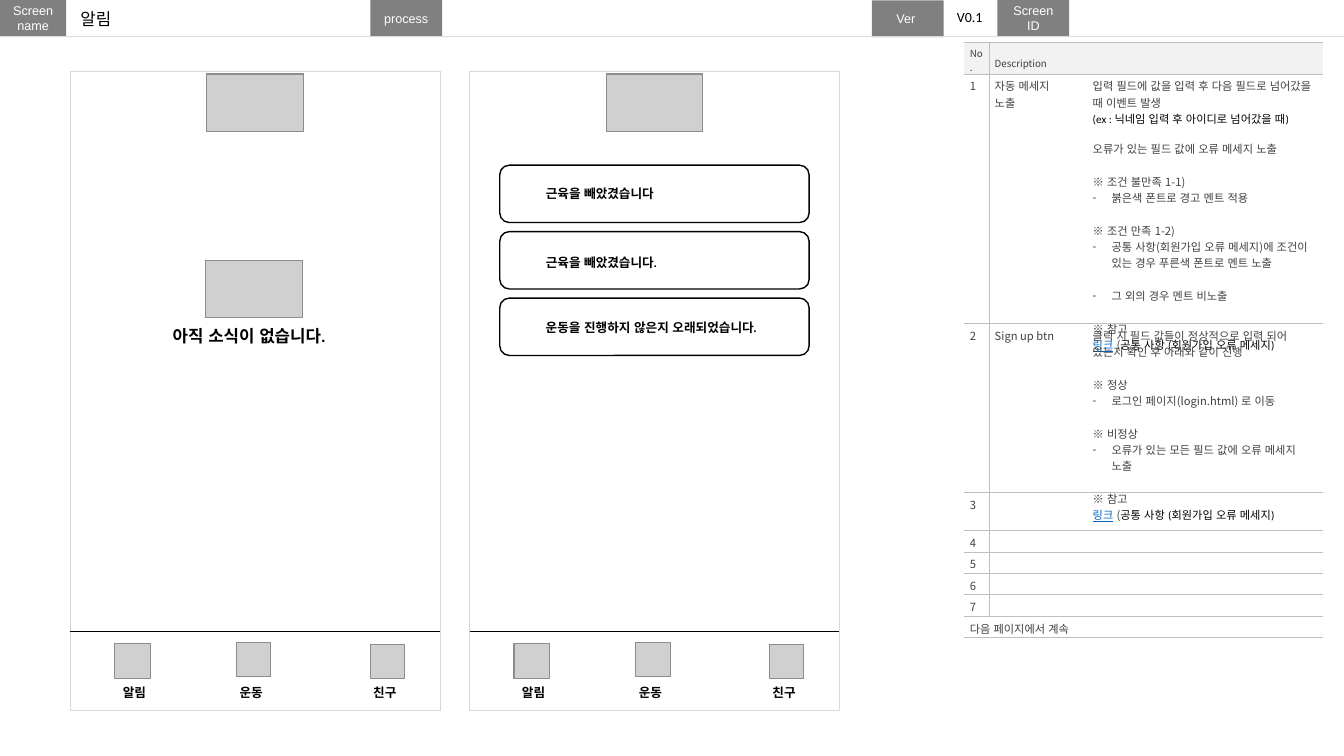
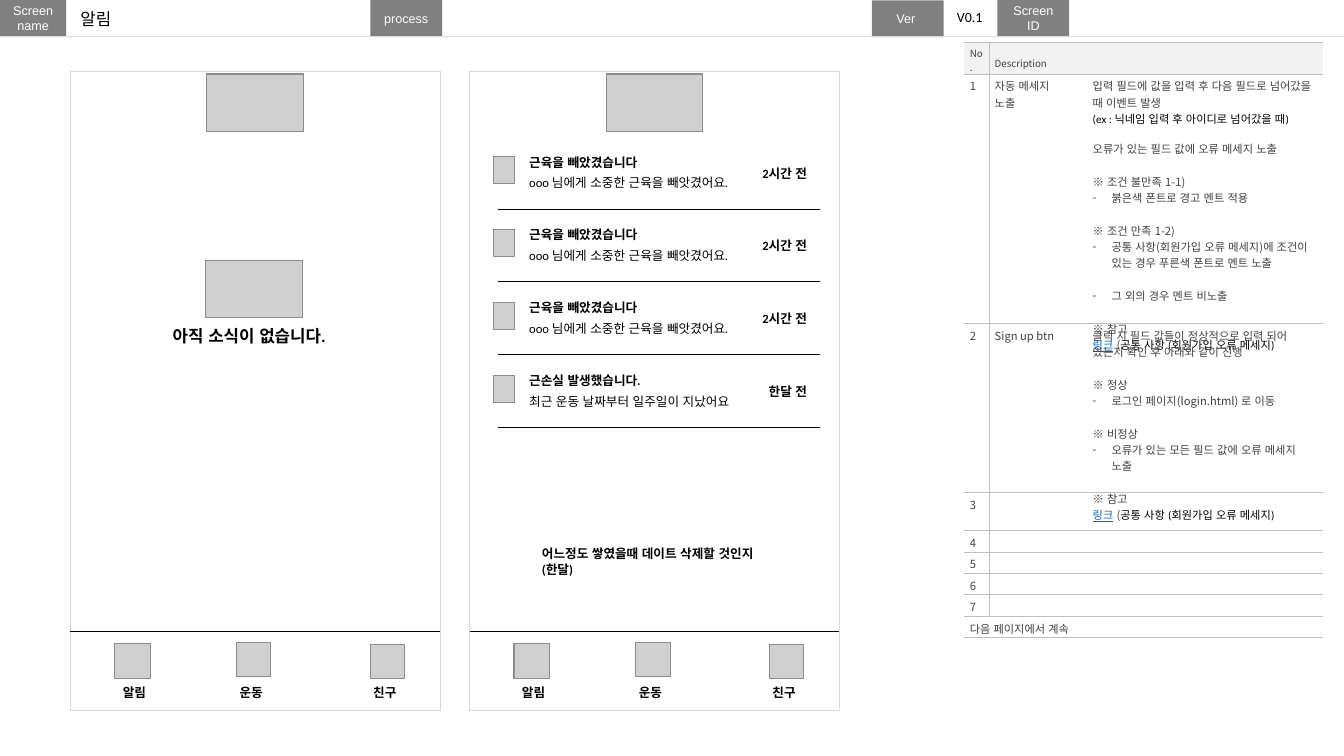
Before and after one commit to nohminkyoung/Final_project, a slide deck: slide 24 of finalproject_화면설계.pptx (slide 12 before the commit). Drawn at 1344x756 pixels with LibreOffice and Linux fonts; fonts in the diff are those of the drawing; grey boxes stand for pictures. Boxes give left, top, right and bottom in pixels: in the first picture for what was removed or moved away, otherwise in the second. Text is boxed around its words. In the diff, an @@ line names an element or a change of style, - is before the commit and + after.

Commit message:
화면설계진행중

```diff
--- a/finalproject_화면설계.pptx
+++ b/finalproject_화면설계.pptx
@@ text "근육을 빼았겼습니다": place and size @@
-text "근육을 빼았겼습니다" at bbox=[546, 187, 654, 199]
+text "근육을 빼았겼습니다" at bbox=[529, 156, 638, 168]
@@ picture added at bbox=[494, 156, 515, 184] @@
@@ rounded rectangle removed at bbox=[500, 165, 810, 223] @@
@@ text added at bbox=[529, 176, 728, 188], 9 pt, text #000000 @@
+ooo 님에게 소중한 근육을 빼앗겼어요.
@@ text added at bbox=[762, 167, 807, 179], 9 pt, text #000000, bold @@
+2시간 전
@@ line added from (498, 209) to (821, 209), #000000 0.5 pt @@
@@ picture added at bbox=[494, 229, 515, 256] @@
@@ rounded rectangle removed at bbox=[500, 232, 810, 289] @@
@@ text at bbox=[529, 228, 638, 240]: text changed @@
-근육을 빼았겼습니다.
+근육을 빼았겼습니다
@@ text added at bbox=[762, 239, 807, 251], 9 pt, text #000000, bold @@
+2시간 전
@@ text added at bbox=[529, 249, 728, 261], 9 pt, text #000000 @@
+ooo 님에게 소중한 근육을 빼앗겼어요.
@@ line added from (498, 281) to (821, 281), #000000 0.5 pt @@
@@ rounded rectangle removed at bbox=[500, 298, 810, 356] @@
@@ picture added at bbox=[494, 302, 515, 330] @@
@@ text added at bbox=[529, 301, 638, 313], 9 pt, text #000000, bold @@
+근육을 빼았겼습니다
@@ text added at bbox=[529, 322, 728, 334], 9 pt, text #000000 @@
+ooo 님에게 소중한 근육을 빼앗겼어요.
@@ text removed at bbox=[546, 321, 756, 333] @@
-운동을 진행하지 않은지 오래되었습니다.
@@ text added at bbox=[762, 312, 807, 324], 9 pt, text #000000, bold @@
+2시간 전
@@ line added from (498, 355) to (821, 355), #000000 0.5 pt @@
@@ picture added at bbox=[494, 375, 515, 402] @@
@@ text added at bbox=[529, 374, 641, 386], 9 pt, text #000000, bold @@
+근손실 발생했습니다.
@@ text added at bbox=[769, 385, 807, 397], 9 pt, text #000000, bold @@
+한달 전
@@ text added at bbox=[529, 395, 729, 407], 9 pt, text #000000 @@
+최근 운동 날짜부터 일주일이 지났어요
@@ line added from (498, 427) to (821, 427), #000000 0.5 pt @@
@@ text added at bbox=[542, 547, 754, 577], 9 pt, text #000000, bold @@
+어느정도 쌓였을때 데이트 삭제할 것인지
+(한달)
```
Also in this commit, not shown: 7 other slides changed, 12 slides added.
